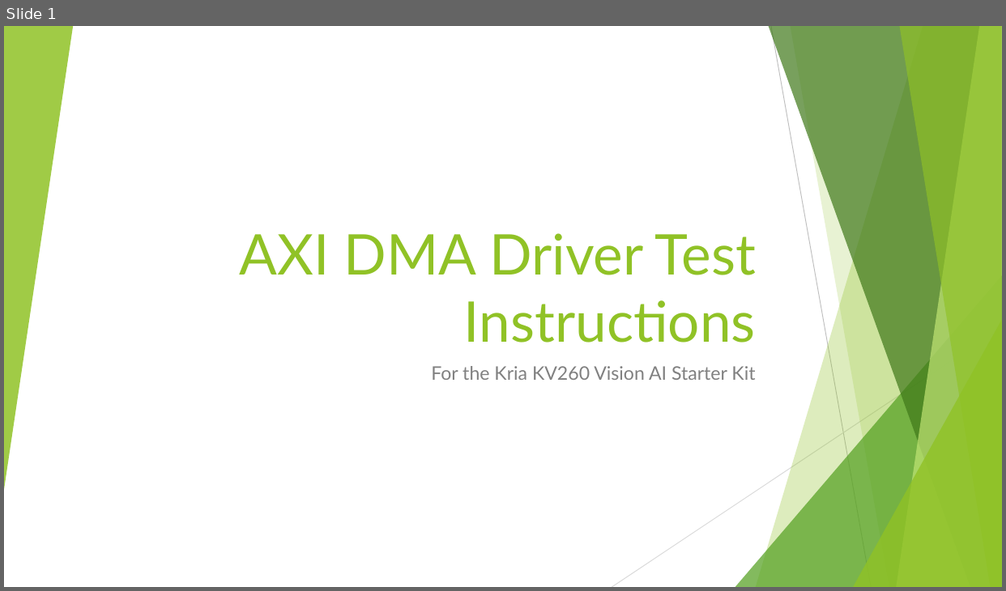
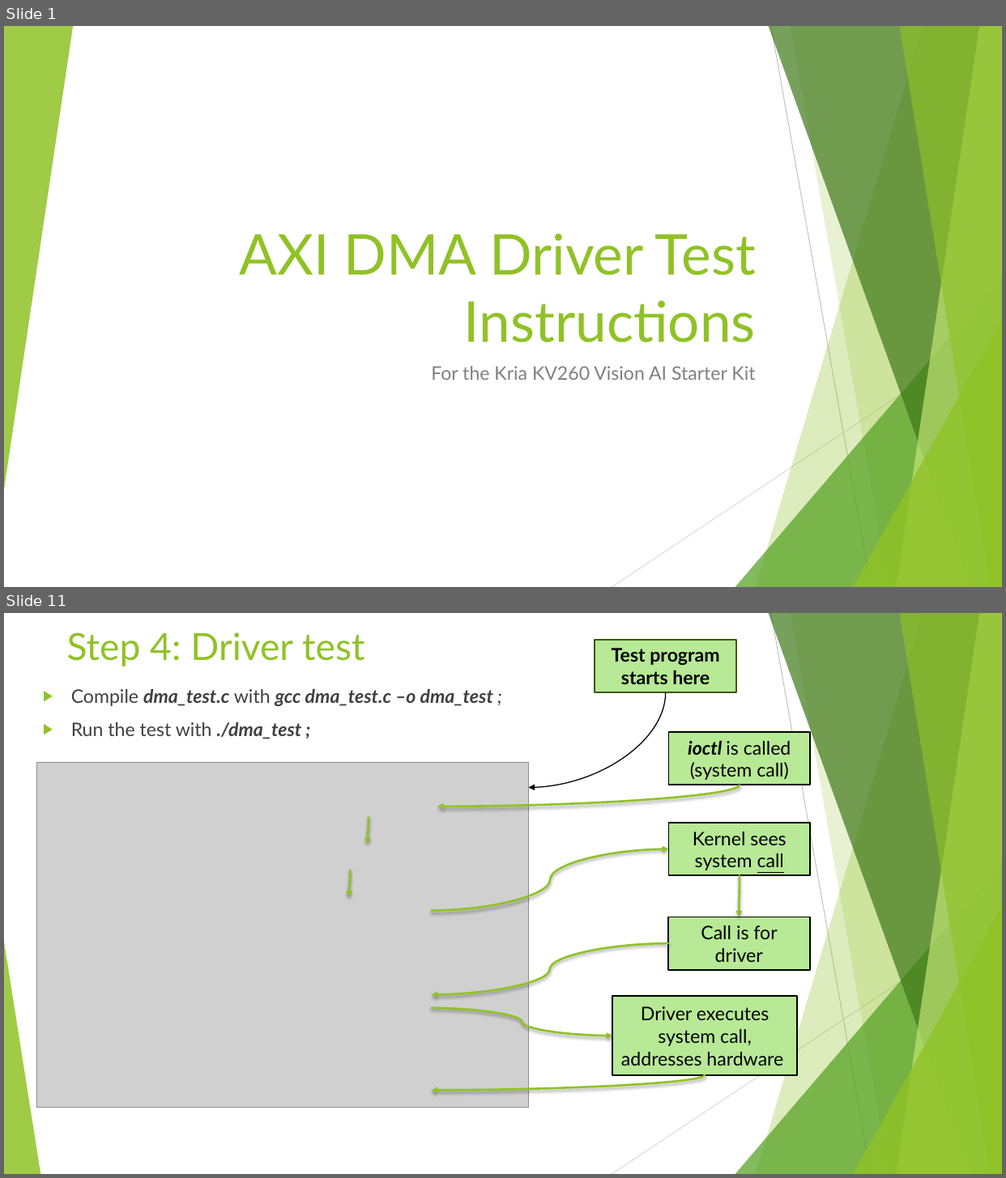
Before and after one commit to GiuseppeSatta/AXI-based-drivers, a slide deck: AXI DMA Driver Test Instructions.pptx. Shown one above the other, each under a label of ours: slide 1 before the commit, slides 1 and 11 after it; the slides between them are not shown. The pictures are 1006x591 and 1006x1178 pixels, drawn with LibreOffice and Linux fonts; fonts in the diff are those of the drawing; grey boxes stand for pictures. Boxes give left, top, right and bottom in pixels: in the first picture for what was removed or moved away, otherwise in the second. Text is boxed around its words. In the diff, an @@ line names an element or a change of style, - is before the commit and + after.

```diff
--- a/AXI DMA Driver Test Instructions.pptx
+++ b/AXI DMA Driver Test Instructions.pptx
@@ slide 11 added at bbox=[4, 613, 1002, 1174], background #FFFFFF; not listed: 9 template elements that a slide beside it also shows @@
@@ title added at bbox=[67, 632, 364, 666], 36 pt, text #90C226 @@
+Step 4: Driver test
@@ rectangle added at bbox=[594, 640, 736, 693], fill #B7E996, outline #3F5511 1.5 pt, 18 pt, text #000000, bold @@
+Test program starts here
@@ text added at bbox=[71, 689, 493, 739], 18 pt, text #404040, bold, italic @@
+▶ Compile dma_test.c with gcc dma_test.c –o dma_test ;
+▶ Run the test with ./dma_test ;
@@ curved arrow added from (666, 692) to (529, 787), #000000 1 pt @@
@@ rectangle added at bbox=[669, 732, 810, 786], fill #B7E996, outline #000000 1.5 pt, 18 pt, text #000000 @@
+ioctl is called (system call)
@@ picture added at bbox=[37, 763, 529, 1108] @@
@@ curved arrow added from (740, 786) to (437, 807), #90C226 2 pt @@
@@ curved arrow added from (368, 817) to (368, 845), #90C226 2 pt @@
@@ rectangle added at bbox=[669, 823, 810, 875], fill #B7E996, outline #000000 1.5 pt, 18 pt, text #000000 @@
+Kernel sees system call
@@ curved arrow added from (432, 911) to (669, 850), #90C226 2 pt @@
@@ curved arrow added from (351, 871) to (349, 897), #90C226 2 pt @@
@@ curved arrow added from (740, 875) to (739, 917), #90C226 2 pt @@
@@ rectangle added at bbox=[668, 917, 809, 970], fill #B7E996, outline #000000 1.5 pt, 18 pt, text #000000 @@
+Call is for driver
@@ triangle added at bbox=[4, 942, 40, 1174], fill #90C226 at 85% opacity @@
@@ curved arrow added from (668, 944) to (432, 995), #90C226 2 pt @@
@@ rectangle added at bbox=[612, 996, 797, 1075], fill #B7E996, outline #000000 1.5 pt, 18 pt, text #000000 @@
+Driver executes system call, addresses hardware
@@ curved arrow added from (432, 1008) to (612, 1036), #90C226 2 pt @@
@@ curved arrow added from (705, 1076) to (432, 1091), #90C226 2 pt @@
```
Also in this commit, not shown: 5 slides changed, 5 other slides added, 1 slide removed.
